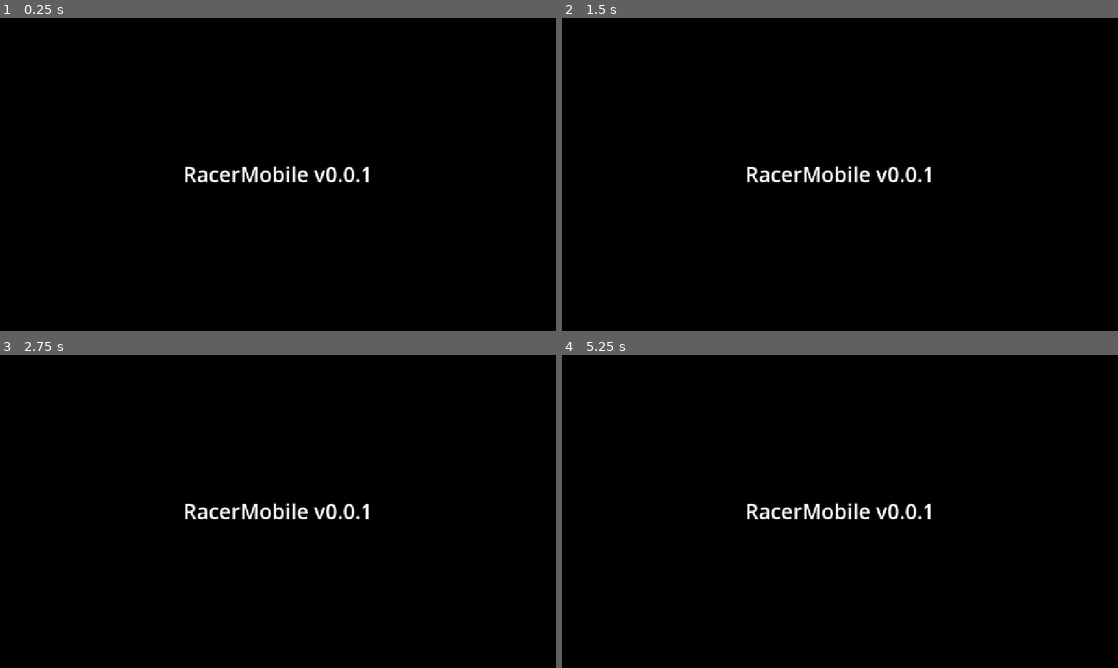
Above: before the commit, frames 1-4 (two rows, left to right).
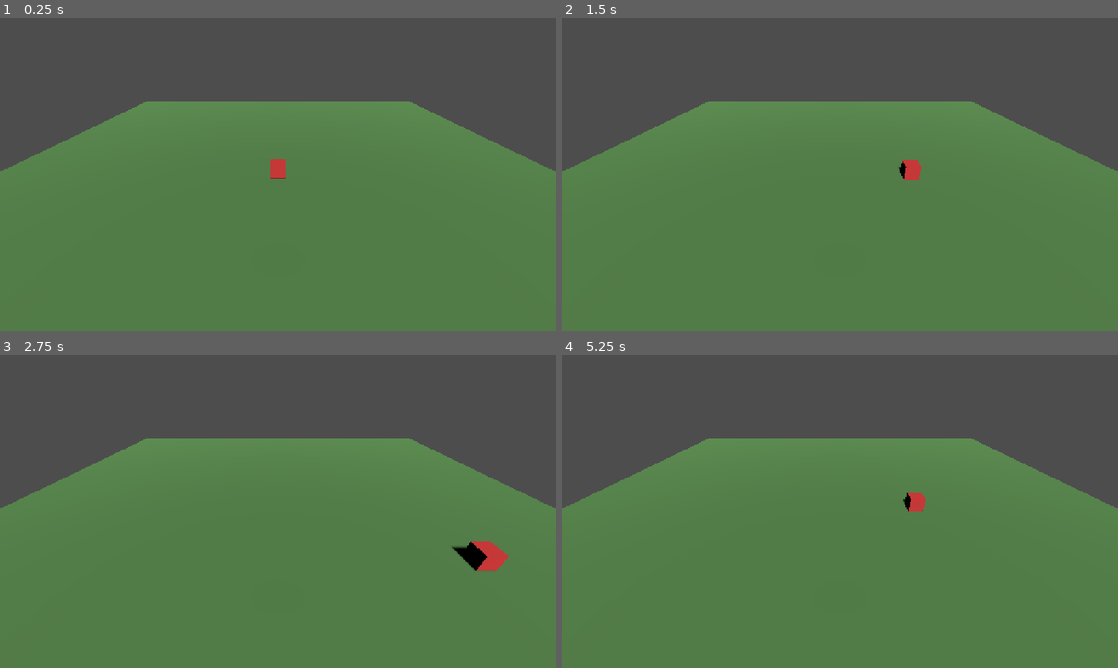
Above: after the commit, the same moments.

Repository: mihaelaradu1005-source/RacerMobile
Game: Godot game, scene res://scenes/world.tscn
The game is run twice, just before and just after one commit, with the same random seed, the same clock (stepped at 60 frames per second) and the same inputs. Before the commit the project starts from res://scenes/main.tscn.
Inputs:
- Up to frame 1 (0.25 s): no input
- Up to frame 2 (1.5 s): tap Enter at 0.5 s; hold D (move_right, bound only after the commit) 0.53-1.28 s; hold S (move_back, bound only after the commit) from 1.28 s (still down)
- Up to frame 3 (2.75 s): release S (move_back, bound only after the commit) at 2.03 s; hold D (move_right, bound only after the commit) from 2.03 s (still down)
- Up to frame 4 (5.25 s): release D (move_right, bound only after the commit) at 2.78 s; hold W (move_forward, bound only after the commit) 2.78-3.53 s; hold A (move_left, bound only after the commit) 3.53-5.03 s; hold S (move_back, bound only after the commit) from 5.03 s (still down)

The runs differ from the first frame. In frame 1, 100% of the frame differs, in the area x 0-100%, y 0-100%; in frame 2, 100%; in frame 3, 100%; in frame 4, 100%.

Commit message:
feat: Phase 1 groundwork — 3D scene, controllable cube, fixes
- Add world.tscn (ground plane, player cube, sun, camera) and player.gd
  (keyboard movement with smooth accel/friction)
- Fix world.tscn: remove invalid unique_id node attributes that could
  prevent the scene from loading
- Fix player cube mesh offset so it aligns with its collision shape
- Configure world.tscn as main scene, add move actions, Jolt physics
- Docs: sync README/PROGRESS to Phase 1, correct JDK 17 -> 25

Co-Authored-By: Claude Opus 4.8 <noreply@anthropic.com>

Diff:
--- a/project.godot
+++ b/project.godot
@@ -11,7 +11,7 @@
 [application]
 
 config/name="RacerMobile"
-run/main_scene="res://scenes/main.tscn"
+run/main_scene="res://scenes/world.tscn"
 config/features=PackedStringArray("4.6", "Forward Plus")
 config/icon="res://icon.svg"
 
@@ -22,6 +22,33 @@
 window/stretch/mode="canvas_items"
 window/handheld/orientation=1
 
+[input]
+
+move_forward={
+"deadzone": 0.2,
+"events": [Object(InputEventKey,"resource_local_to_scene":false,"resource_name":"","device":-1,"window_id":0,"alt_pressed":false,"shift_pressed":false,"ctrl_pressed":false,"meta_pressed":false,"pressed":false,"keycode":0,"physical_keycode":87,"key_label":0,"unicode":119,"location":0,"echo":false,"script":null)
+, Object(InputEventKey,"resource_local_to_scene":false,"resource_name":"","device":-1,"window_id":0,"alt_pressed":false,"shift_pressed":false,"ctrl_pressed":false,"meta_pressed":false,"pressed":false,"keycode":0,"physical_keycode":4194320,"key_label":0,"unicode":0,"location":0,"echo":false,"script":null)
+]
+}
+move_back={
+"deadzone": 0.2,
+"events": [Object(InputEventKey,"resource_local_to_scene":false,"resource_name":"","device":-1,"window_id":0,"alt_pressed":false,"shift_pressed":false,"ctrl_pressed":false,"meta_pressed":false,"pressed":false,"keycode":0,"physical_keycode":83,"key_label":0,"unicode":115,"location":0,"echo":false,"script":null)
+, Object(InputEventKey,"resource_local_to_scene":false,"resource_name":"","device":-1,"window_id":0,"alt_pressed":false,"shift_pressed":false,"ctrl_pressed":false,"meta_pressed":false,"pressed":false,"keycode":0,"physical_keycode":4194322,"key_label":0,"unicode":0,"location":0,"echo":false,"script":null)
+]
+}
+move_left={
+"deadzone": 0.2,
+"events": [Object(InputEventKey,"resource_local_to_scene":false,"resource_name":"","device":-1,"window_id":0,"alt_pressed":false,"shift_pressed":false,"ctrl_pressed":false,"meta_pressed":false,"pressed":false,"keycode":0,"physical_keycode":65,"key_label":0,"unicode":97,"location":0,"echo":false,"script":null)
+, Object(InputEventKey,"resource_local_to_scene":false,"resource_name":"","device":-1,"window_id":0,"alt_pressed":false,"shift_pressed":false,"ctrl_pressed":false,"meta_pressed":false,"pressed":false,"keycode":0,"physical_keycode":4194319,"key_label":0,"unicode":0,"location":0,"echo":false,"script":null)
+]
+}
+move_right={
+"deadzone": 0.2,
+"events": [Object(InputEventKey,"resource_local_to_scene":false,"resource_name":"","device":-1,"window_id":0,"alt_pressed":false,"shift_pressed":false,"ctrl_pressed":false,"meta_pressed":false,"pressed":false,"keycode":0,"physical_keycode":68,"key_label":0,"unicode":100,"location":0,"echo":false,"script":null)
+, Object(InputEventKey,"resource_local_to_scene":false,"resource_name":"","device":-1,"window_id":0,"alt_pressed":false,"shift_pressed":false,"ctrl_pressed":false,"meta_pressed":false,"pressed":false,"keycode":0,"physical_keycode":4194321,"key_label":0,"unicode":0,"location":0,"echo":false,"script":null)
+]
+}
+
 [physics]
 
 3d/physics_engine="Jolt Physics"
--- /dev/null
+++ b/scenes/world.tscn
@@ -0,0 +1,51 @@
+[gd_scene load_steps=8 format=3 uid="uid://cfb1r12fte3xg"]
+
+[ext_resource type="Script" path="res://scripts/player.gd" id="1_player"]
+
+[sub_resource type="StandardMaterial3D" id="GroundMat"]
+albedo_color = Color(0.35, 0.55, 0.3, 1)
+roughness = 0.9
+
+[sub_resource type="PlaneMesh" id="GroundPlane"]
+material = SubResource("GroundMat")
+size = Vector2(40, 40)
+
+[sub_resource type="BoxShape3D" id="GroundBox"]
+size = Vector3(40, 0.2, 40)
+
+[sub_resource type="StandardMaterial3D" id="PlayerMat"]
+albedo_color = Color(0.9, 0.25, 0.25, 1)
+roughness = 0.5
+
+[sub_resource type="BoxMesh" id="PlayerBox"]
+material = SubResource("PlayerMat")
+
+[sub_resource type="BoxShape3D" id="PlayerShape"]
+
+[node name="World" type="Node3D"]
+
+[node name="Sun" type="DirectionalLight3D" parent="."]
+transform = Transform3D(1, 0, 0, 0, 0.707, 0.707, 0, -0.707, 0.707, 0, 10, 0)
+shadow_enabled = true
+
+[node name="Ground" type="StaticBody3D" parent="."]
+
+[node name="GroundMesh" type="MeshInstance3D" parent="Ground"]
+mesh = SubResource("GroundPlane")
+
+[node name="GroundCollision" type="CollisionShape3D" parent="Ground"]
+transform = Transform3D(1, 0, 0, 0, 1, 0, 0, 0, 1, 0, -0.1, 0)
+shape = SubResource("GroundBox")
+
+[node name="Player" type="CharacterBody3D" parent="."]
+transform = Transform3D(1, 0, 0, 0, 1, 0, 0, 0, 1, 0, 0.5, 0)
+script = ExtResource("1_player")
+
+[node name="PlayerMesh" type="MeshInstance3D" parent="Player"]
+mesh = SubResource("PlayerBox")
+
+[node name="PlayerCollision" type="CollisionShape3D" parent="Player"]
+shape = SubResource("PlayerShape")
+
+[node name="Camera3D" type="Camera3D" parent="."]
+transform = Transform3D(1, 0, 0, 0, 0.832, 0.555, 0, -0.555, 0.832, 0, 8, 12)
--- /dev/null
+++ b/scripts/player.gd
@@ -0,0 +1,53 @@
+extends CharacterBody3D
+
+# Phase 1 player movement.
+# Reads keyboard input and moves the cube on the ground plane (XZ).
+# Movement uses smooth acceleration / friction so it doesn't feel snappy.
+# Touch input on mobile will be wired in later by feeding the same actions.
+
+# -- Tunable parameters (visible in Inspector via @export) --
+
+## Top horizontal speed in units per second.
+@export var speed: float = 8.0
+
+## How quickly we ramp up to top speed when input is given.
+@export var acceleration: float = 12.0
+
+## How quickly we slow down when no input is given.
+@export var friction: float = 14.0
+
+
+# Default 3D gravity from project settings (falls back to 9.8 if unset).
+var gravity: float = ProjectSettings.get_setting("physics/3d/default_gravity", 9.8)
+
+
+func _physics_process(delta: float) -> void:
+	# 1. Read the four directional actions as a single 2D vector in [-1, 1].
+	#    "left/right" maps to X, "forward/back" maps to Y of this vector.
+	var input_dir := Input.get_vector(
+		"move_left", "move_right",
+		"move_forward", "move_back"
+	)
+
+	# 2. Translate the 2D input into a horizontal target velocity in 3D.
+	#    World axes here: +X is right, +Z is "back" (away from camera).
+	var target_horizontal := Vector3(input_dir.x, 0.0, input_dir.y) * speed
+
+	# 3. Smoothly approach the target horizontal velocity.
+	#    Use a faster rate when accelerating, slower when stopping (friction).
+	var current_horizontal := Vector3(velocity.x, 0.0, velocity.z)
+	var rate: float = acceleration if input_dir != Vector2.ZERO else friction
+	var next_horizontal := current_horizontal.move_toward(target_horizontal, rate * delta)
+
+	velocity.x = next_horizontal.x
+	velocity.z = next_horizontal.z
+
+	# 4. Vertical: apply gravity when airborne; clamp to 0 when grounded
+	#    so velocity doesn't accumulate while just sitting on the floor.
+	if not is_on_floor():
+		velocity.y -= gravity * delta
+	else:
+		velocity.y = 0.0
+
+	# 5. Apply movement; CharacterBody3D handles collisions automatically.
+	move_and_slide()
Not shown, added: scripts/player.gd.uid
Not shown, changed: PROGRESS.md
Not shown, changed: README.md
